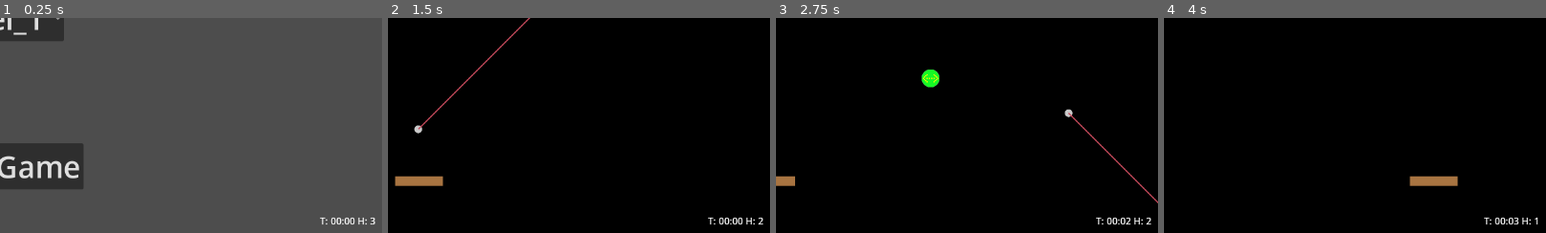
Above: before the commit, frames 1-4 (left to right).
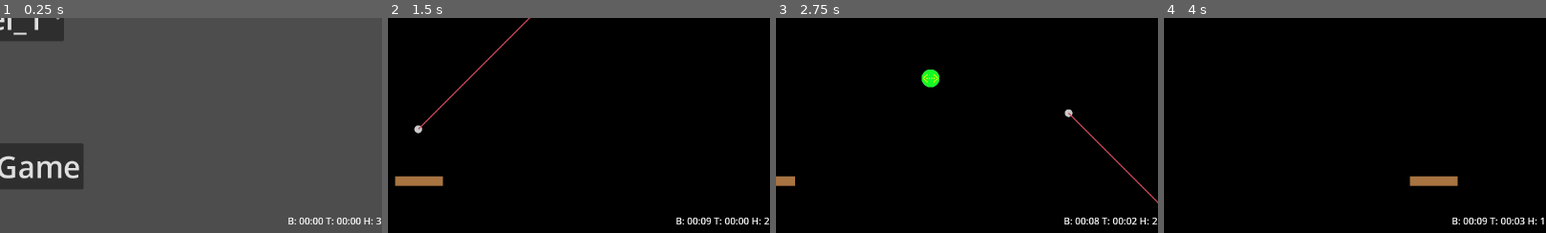
Above: after the commit, the same moments.

Repository: BlackLanzer/Rougenoid
Game: Godot game, scene res://main.tscn
Two runs of this game, one before a commit and one after it. Both use one fixed random seed, a clock stepped at 60 frames per second and the inputs below.
Inputs:
- Up to frame 1 (0.25 s): no input
- Up to frame 2 (1.5 s): click "Start Game" at 0.5 s; tap Enter at 1.25 s; hold Right (ui_right) from 1.28 s (still down); hold Space (release_ball) from 1.28 s (still down)
- Up to frame 3 (2.75 s): release Right (ui_right) at 2.03 s; release Space (release_ball) at 2.03 s; hold Left (ui_left) from 2.03 s (still down); tap Space (release_ball) at 2.1 s
- Up to frame 4 (4 s): release Left (ui_left) at 2.78 s; hold Space (release_ball) 2.78-3.53 s; hold Right (ui_right) from 2.78 s (still down); tap Space (release_ball) at 3.6 s
The pictures show only the part of the screen within x 50-100%, y 50-100%; the shares and areas given below are measured in that part.

The runs differ from the first frame. In frame 1, 0.5% of the frame differs, in the area x 75-100%, y 92-96%; in frame 2, 0.5%, in the area x 75-100%, y 92-97%; in frame 3, 0.5%; in frame 4, 0.5%.

Commit message:
Spawn balls with timer

Diff:
--- a/game.gd
+++ b/game.gd
@@ -8,15 +8,19 @@
 	"level_2",
 	"level_3"
 ]
+const BALL_SPAWN_TIME = 10
 
 var _ball_res = preload ("res://entities/ball.tscn")
 var _balls = Array()
+var _player_ball
 var _deadzone
 var _level_node
 var _lives = 3
-var _game_clock = 0
+var _game_clock = 0.0
 var _game_state = GameState.MENU
 var _current_level = -1
+# Time until spawn of next ball
+var _ball_timer = 0.0
 
 signal game_over
 
@@ -30,6 +34,11 @@
 		_game_clock += delta
 		$UI/GameInfo/LblTimer.text = "%02d:%02d" % [floori(_game_clock / 60), int(_game_clock) % 60]
 		$UI/GameInfo/LblLives.text = str(_lives)
+		$UI/GameInfo/LblBallTimer.text = "%02d:%02d" % [floori(_ball_timer / 60), int(_ball_timer) % 60]
+		if (_player_ball.state != BallState.WITH_PLAYER):
+			_ball_timer = max(_ball_timer - delta, 0)
+			if (_ball_timer == 0&&_lives > 0):
+				_init_ball()
 
 func _physics_process(delta: float) -> void:
 	var direction = Vector2.ZERO
@@ -38,9 +47,8 @@
 	if Input.is_action_pressed("ui_left"):
 		direction.x = -PLAYER_VELOCITY
 	if (Input.is_action_pressed("release_ball")):
-		for ball in _balls:
-			ball.state = BallState.MOVING
-			ball.reparent(self)
+			_player_ball.state = BallState.MOVING
+			_player_ball.reparent(self)
 
 	if direction != Vector2.ZERO:
 		$Player.move_and_collide($Player.velocity.move_toward(direction, PLAYER_ACCELERATION * delta))
@@ -51,13 +59,16 @@
 		_on_level_complete()
 
 func _init_ball() -> void:
-	var ball_node = _ball_res.instantiate()
-	ball_node.state = BallState.WITH_PLAYER
-	ball_node.speed = BALL_SPEED
-	ball_node.player = $Player
-	add_child(ball_node)
-	_balls.append(ball_node)
-	_lives -= 1
+	if (_lives > 0):
+		var ball_node = _ball_res.instantiate()
+		ball_node.state = BallState.WITH_PLAYER
+		ball_node.speed = BALL_SPEED
+		ball_node.player = $Player
+		add_child(ball_node)
+		_balls.append(ball_node)
+		_lives -= 1
+		_player_ball = ball_node
+		_ball_timer = BALL_SPAWN_TIME
 
 func _on_ball_dead(ball) -> void:
 	_balls.erase(ball)
--- a/game.tscn
+++ b/game.tscn
@@ -17,11 +17,25 @@
 layer = 128
 
 [node name="GameInfo" type="HBoxContainer" parent="UI"]
-offset_left = 1176.0
-offset_top = 680.0
-offset_right = 1260.0
-offset_bottom = 720.0
+anchors_preset = 3
+anchor_left = 1.0
+anchor_top = 1.0
+anchor_right = 1.0
+anchor_bottom = 1.0
+offset_left = -158.0
+offset_top = -40.0
+grow_horizontal = 0
+grow_vertical = 0
 alignment = 2
+
+[node name="Label4" type="Label" parent="UI/GameInfo"]
+layout_mode = 2
+text = "B:
+"
+
+[node name="LblBallTimer" type="Label" parent="UI/GameInfo"]
+layout_mode = 2
+text = "00:00"
 
 [node name="Label" type="Label" parent="UI/GameInfo"]
 layout_mode = 2
@@ -42,3 +56,7 @@
 [node name="Player" parent="." instance=ExtResource("2_bncvu")]
 z_index = 1000
 position = Vector2(612, 633)
+
+[node name="DirectionLine" type="Line2D" parent="."]
+width = 2.0
+default_color = Color(0.773085, 0.289093, 0.356167, 1)
